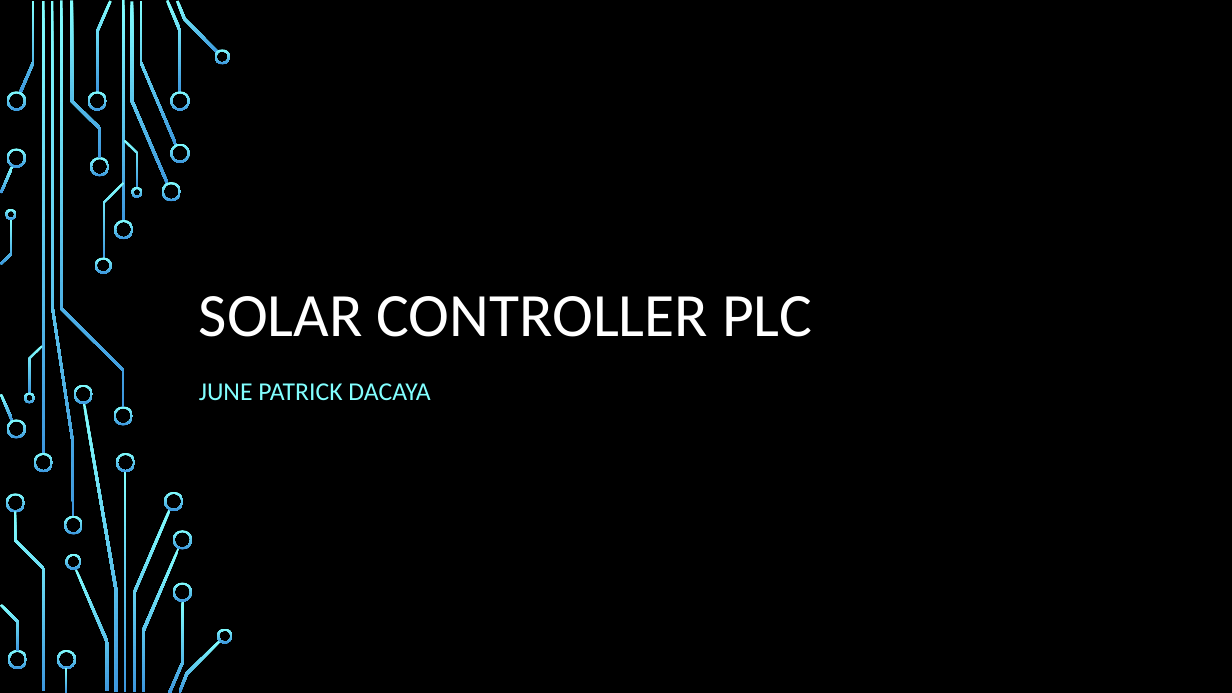
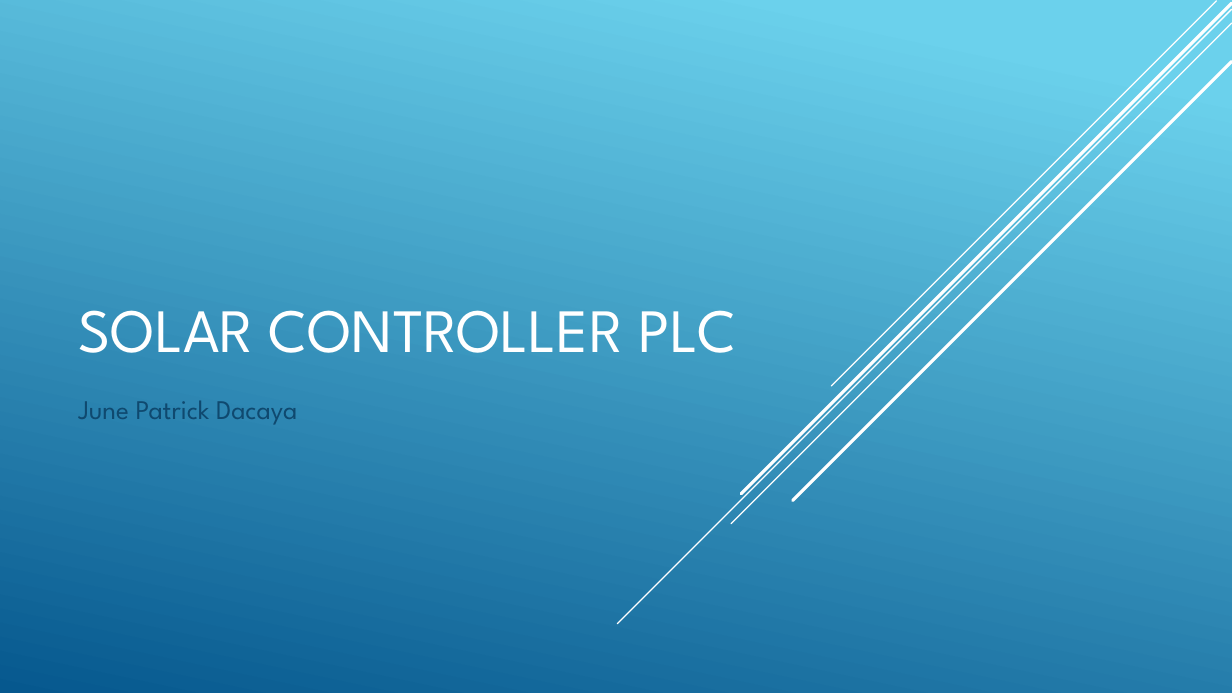
Before and after one commit to junedacaya/L-wingSolarPanelInteractiveDisplay, a slide deck: slide 1 of Documentation/Solar controller.pptx. Drawn at 1232x693 pixels with LibreOffice and Linux fonts; fonts in the diff are those of the drawing; background and template pictures are left out. Boxes give left, top, right and bottom in pixels: in the first picture for what was removed or moved away, otherwise in the second. Text is boxed around its words. In the diff, an @@ line names an element or a change of style, - is before the commit and + after.

```diff
--- a/Documentation/Solar controller.pptx
+++ b/Documentation/Solar controller.pptx
@@ background picture (left out) to gradient #6ED2EB to #06588E @@
@@ line added from (1232, 9) to (617, 624), #FFFFFF 1 pt @@
@@ line added from (1232, 23) to (731, 524), #FFFFFF 1 pt @@
@@ line added from (1232, 4) to (741, 494), #FFFFFF 2.5 pt @@
@@ line added from (1216, 1) to (832, 386), #FFFFFF 1 pt @@
@@ title "SOLAR CONTROLLER PLC" moved from (x1=199, y1=296, x2=812, y2=337) to (x1=78, y1=310, x2=735, y2=353) @@
@@ title "SOLAR CONTROLLER PLC" at (x1=78, y1=310, x2=735, y2=353): font Calibri to League Spartan; line spacing 0.9 to 1 @@
@@ line added from (1232, 62) to (793, 501), #FFFFFF 2.5 pt @@
@@ subtitle at (x1=78, y1=401, x2=297, y2=424): text changed; size 20 to 21 pt; font Calibri to League Spartan; text colour #82FFFF to #0F496F @@
-JUNE PATRICK DACAYA
+June Patrick Dacaya
@@ group removed at (x1=0, y1=0, x2=233, y2=693): 50 freeform shapes, 4 rectangles @@
```
Also in this commit, not shown: 9 other slides changed.
